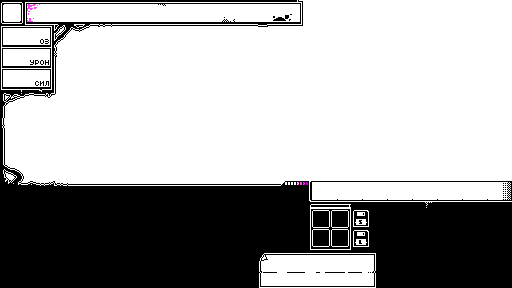
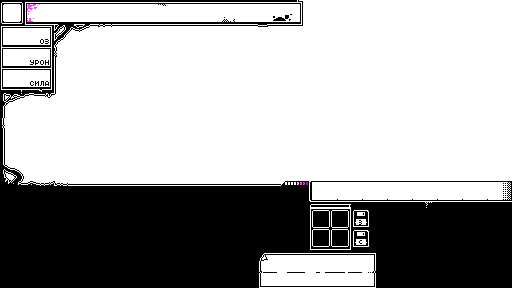
Layered file, before and after one edit (512x288). Changes by layer:
added layer "Layer 4" above "Layer 2" over [30, 81, 49, 86]
painted on "Layer 2" over [35, 81, 49, 86]
added layer "Layer 6" above "Layer 5" over [359, 220, 362, 244]
added layer "Layer 5" above "Layer 1" over [31, 81, 362, 244]
